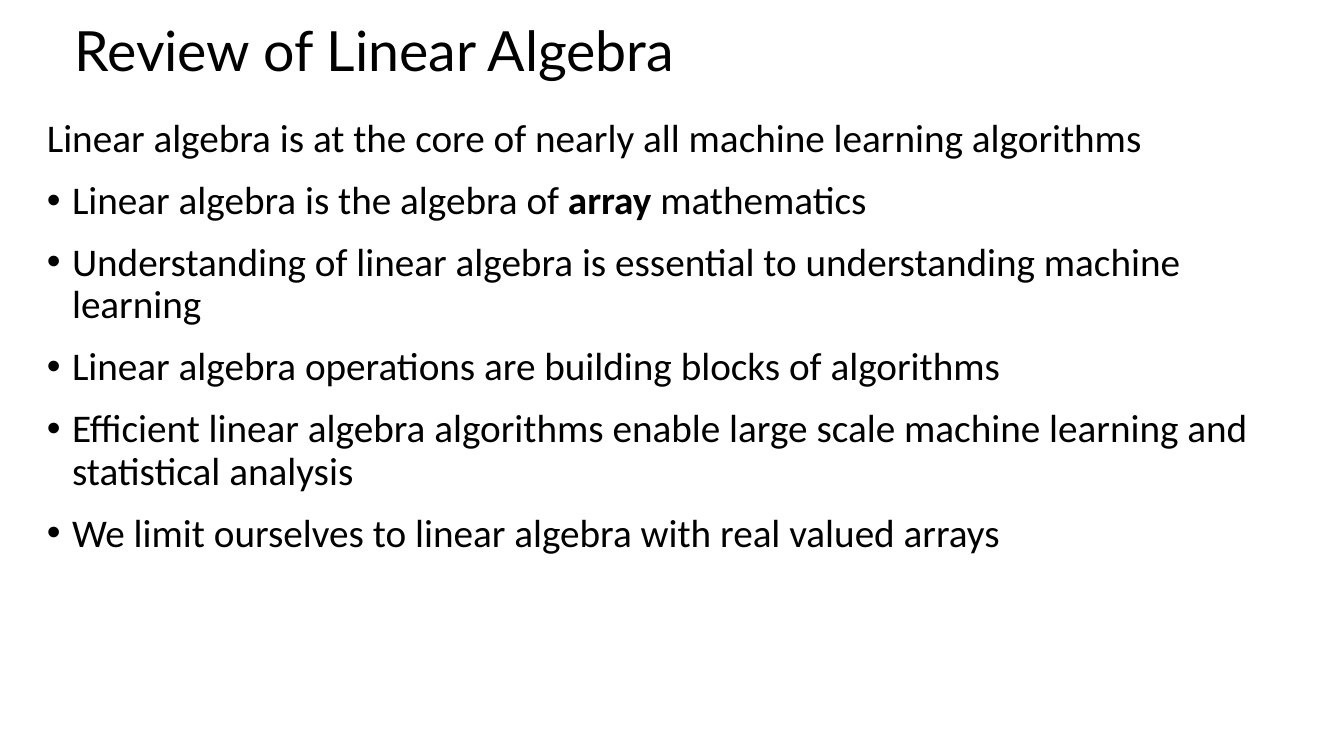
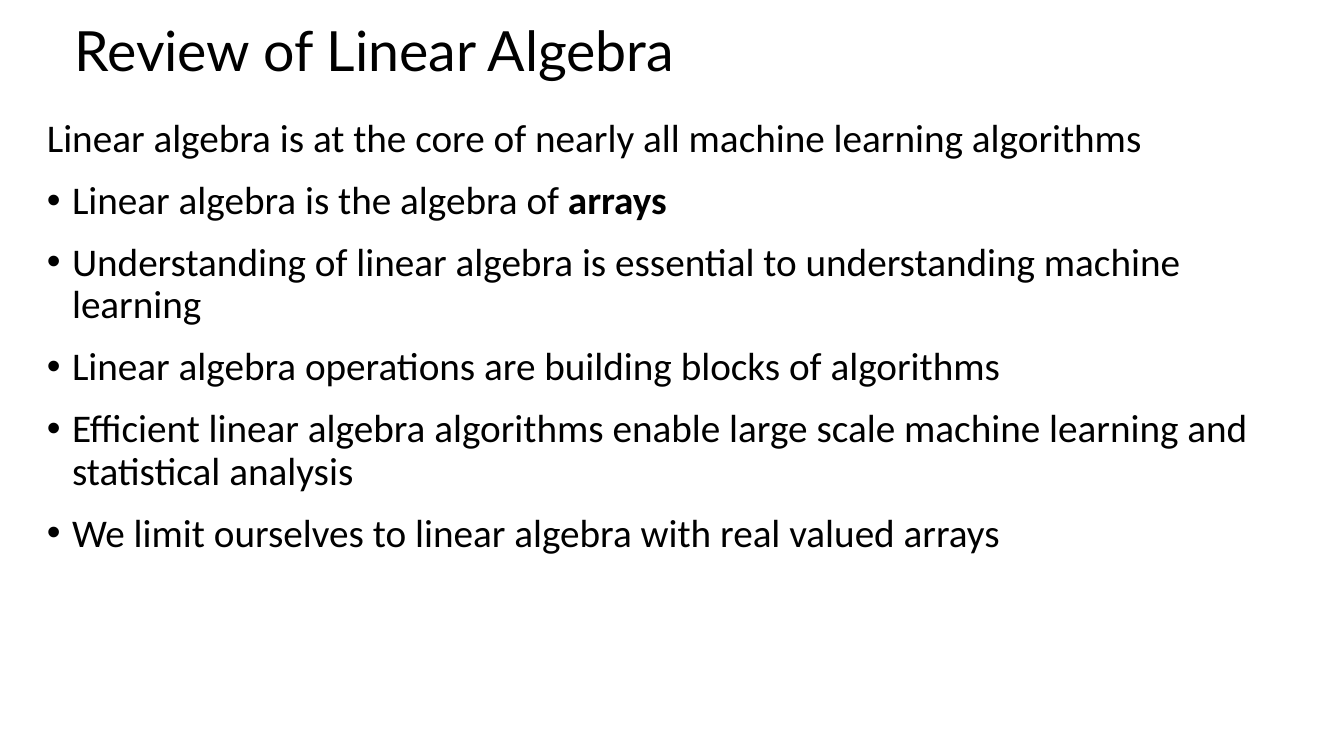
Before and after one commit to StephenElston/CSCI-E-108, a slide deck: slide 2 of SupplementaryMaterials/ReviewOfLinearAlgebra.pptx. Drawn at 1344x756 pixels with LibreOffice and Linux fonts; fonts in the diff are those of the drawing. Boxes give left, top, right and bottom in pixels: in the first picture for what was removed or moved away, otherwise in the second. Text is boxed around its words. In the diff, an @@ line names an element or a change of style, - is before the commit and + after.

Commit message:
Corrected math typo

```diff
--- a/SupplementaryMaterials/ReviewOfLinearAlgebra.pptx
+++ b/SupplementaryMaterials/ReviewOfLinearAlgebra.pptx
@@ text at (72,186,667,221): text changed @@
-• Linear algebra is the algebra of array mathematics
+• Linear algebra is the algebra of arrays
```
Also in this commit, not shown: 1 other slide changed.
